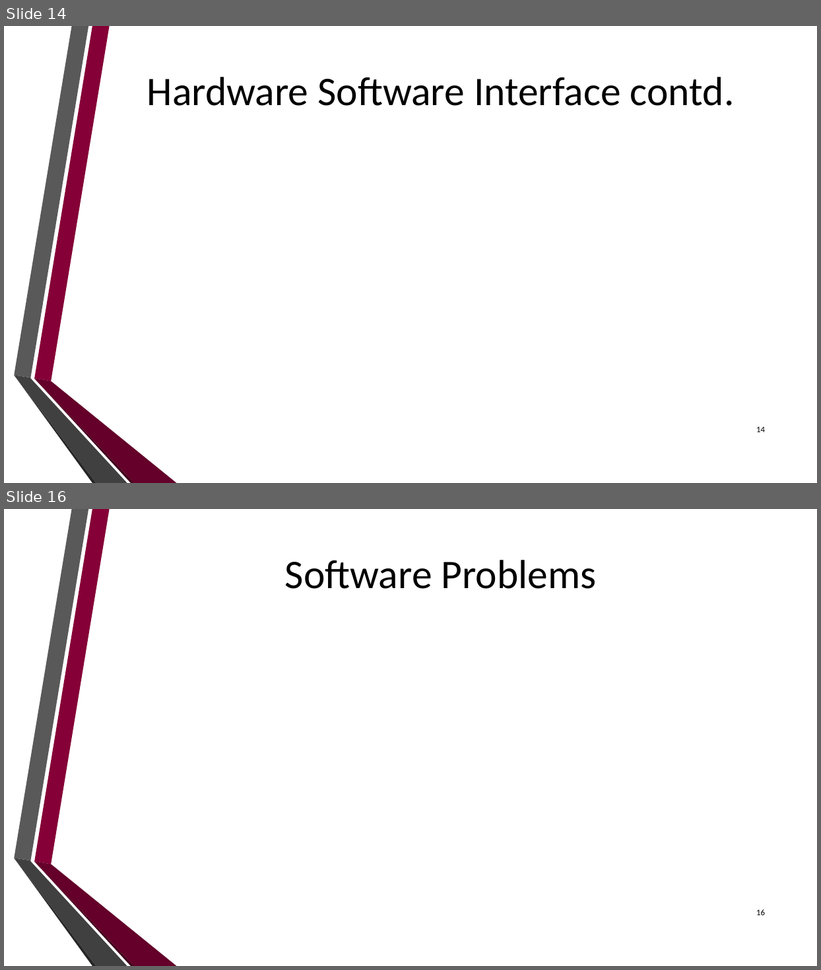
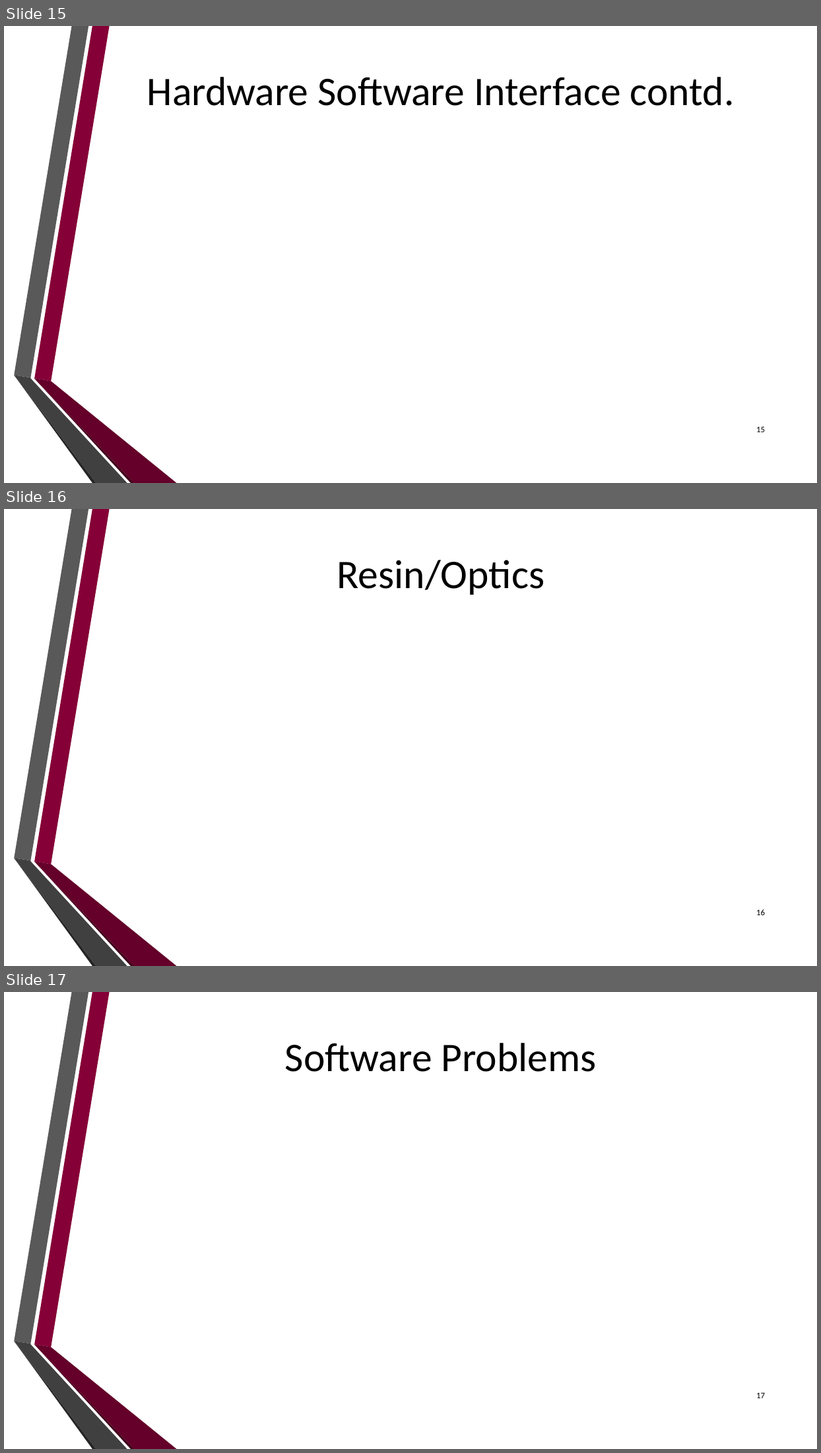
Before and after one commit to dan-olsen/SeniorDesign, a slide deck: Presentations/DesignPres/DesignPres-75.pptx. Shown one above the other, each under a label of ours: slides 14 and 16 before the commit, slides 15, 16 and 17 after it; the slides between them are not shown. The pictures are 821x970 and 821x1453 pixels, drawn with LibreOffice and Linux fonts; fonts in the diff are those of the drawing; background and template pictures are left out. Boxes give left, top, right and bottom in pixels: in the first picture for what was removed or moved away, otherwise in the second. Text is boxed around its words. In the diff, an @@ line names an element or a change of style, - is before the commit and + after.

```diff
--- a/Presentations/DesignPres/DesignPres-75.pptx
+++ b/Presentations/DesignPres/DesignPres-75.pptx
@@ slide 16 added at [4, 509, 817, 966], background picture (left out); not listed: 6 template elements that a slide beside it also shows @@
@@ title added at [337, 560, 545, 595], 48 pt, text #000000 @@
+Resin/Optics
@@ page number added at [756, 910, 765, 916], 10 pt, text #000000 @@
+16
@@ what was slide 14 is now slide 15 @@
@@ page number at [756, 427, 765, 433]: text changed @@
-14
+15
@@ what was slide 16 is now slide 17 @@
@@ page number at [756, 1393, 765, 1399]: text changed @@
-16
+17
```
Also in this commit, not shown: 4 slides changed, 2 other slides added, 2 slides removed, 1 other file.
